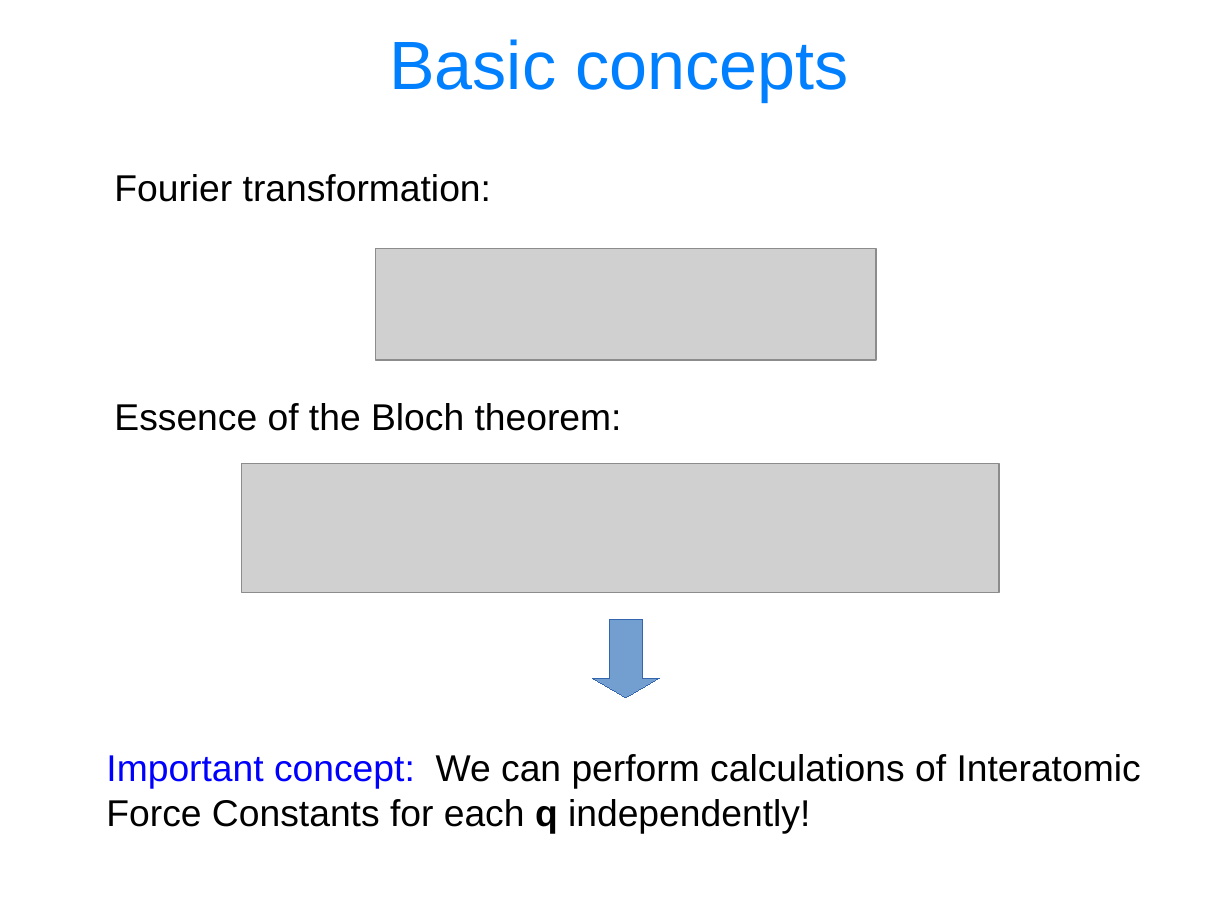
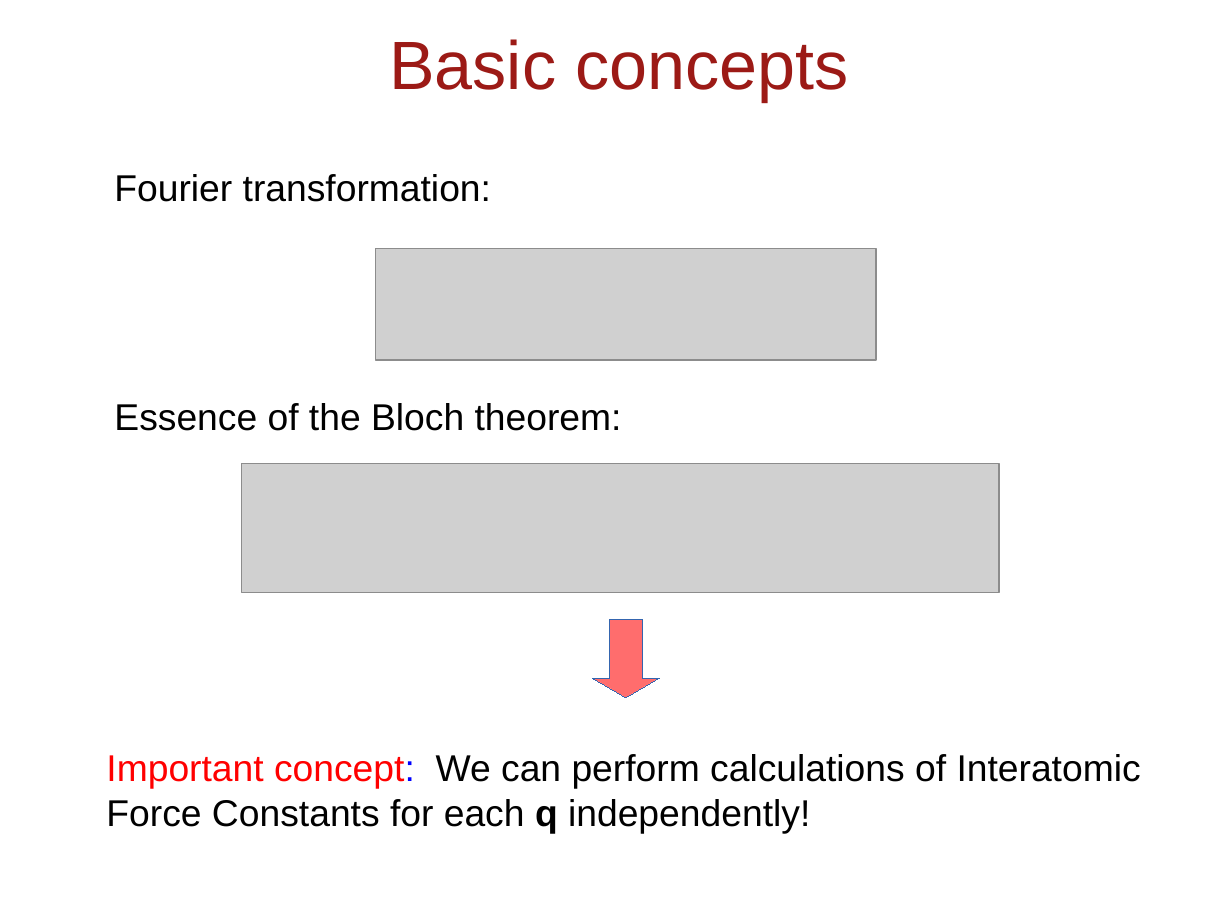
Before and after one commit to thepranab/materials-for-max-qe2021-online-school, a slide deck: slide 5 of slides.sources/handson-day5.odp. Drawn at 1232x924 pixels with LibreOffice and Linux fonts; fonts in the diff are those of the drawing; grey boxes stand for pictures. Boxes give left, top, right and bottom in pixels: in the first picture for what was removed or moved away, otherwise in the second. Text is boxed around its words. In the diff, an @@ line names an element or a change of style, - is before the commit and + after.

```diff
--- a/slides.sources/handson-day5.odp
+++ b/slides.sources/handson-day5.odp
@@ title "Basic concepts" at (x1=389, y1=39, x2=848, y2=101): text colour #007FFF to #9C1A16 @@
@@ down arrow at (x1=593, y1=619, x2=660, y2=698): fill #729FCF to #FF6D6D @@
@@ text "Important concept: We can perform ..." at (x1=106, y1=754, x2=1141, y2=834): text colour #0000FF to #FF0000 in "Important concept:" @@
```
Also in this commit, not shown: 43 other slides changed, 3 slides added, 1 slide removed, 3 other files.
